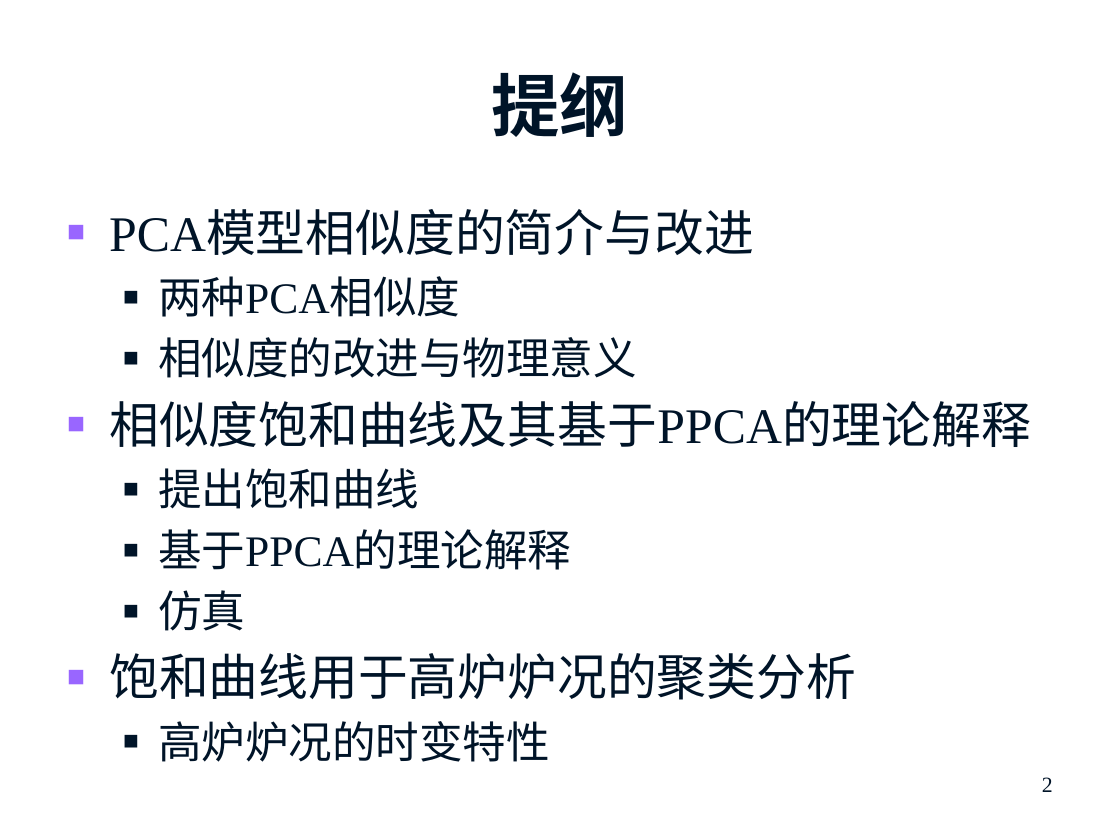
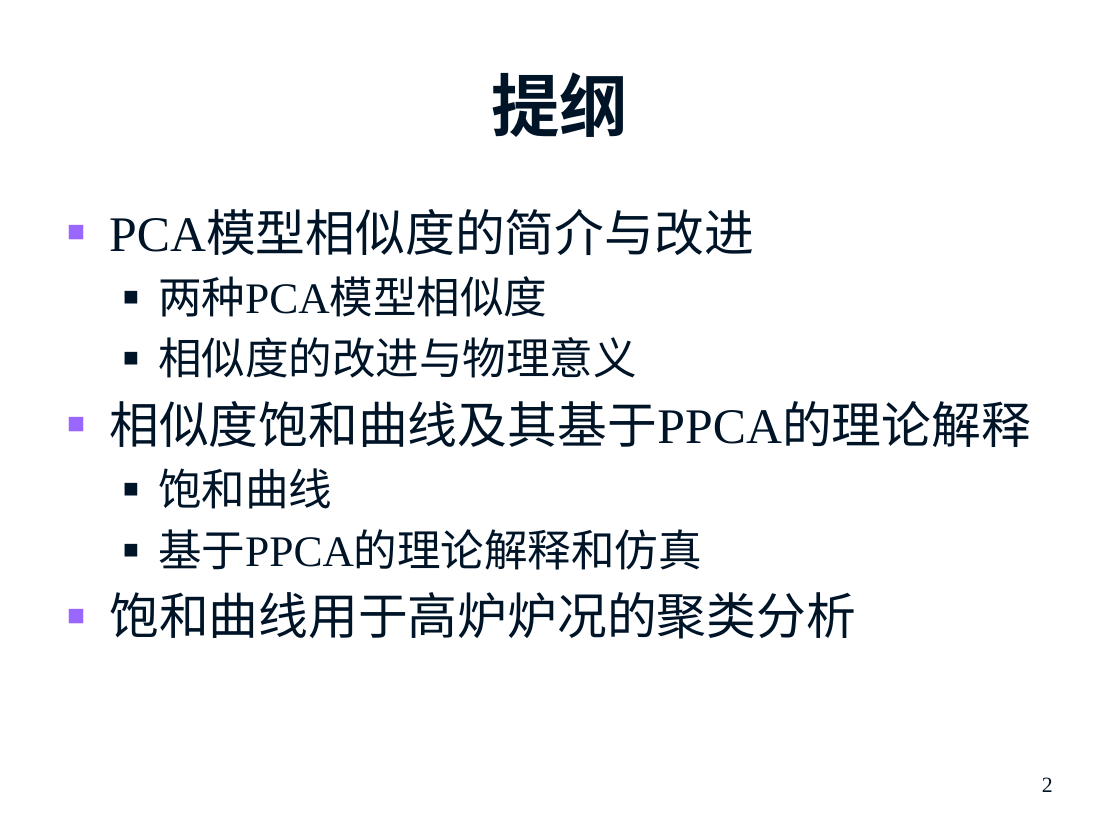
Before and after one commit to prm10/paper, a slide deck: slide 2 of presentation/模型相似度总结.pptx. Drawn at 1120x840 pixels with LibreOffice and Linux fonts; fonts in the diff are those of the drawing; background and template pictures are left out. Boxes give left, top, right and bottom in pixels: in the first picture for what was removed or moved away, otherwise in the second. Text is boxed around its words. In the diff, an @@ line names an element or a change of style, - is before the commit and + after.

```diff
--- a/presentation/模型相似度总结.pptx
+++ b/presentation/模型相似度总结.pptx
@@ text at [158,276,547,317]: text changed @@
-  ■ 两种PCA相似度
+  ■ 两种PCA模型相似度
@@ text at [158,468,702,570]: text changed @@
-  ■ 提出饱和曲线
-  ■ 基于PPCA的理论解释
-  ■ 仿真
+  ■ 饱和曲线
+  ■ 基于PPCA的理论解释和仿真
@@ text at [158,721,549,762]: paragraph removed @@
-  ■ 高炉炉况的时变特性
```
Also in this commit, not shown: 3 other slides changed, 5 slides added, 1 slide removed, 2 other files.
